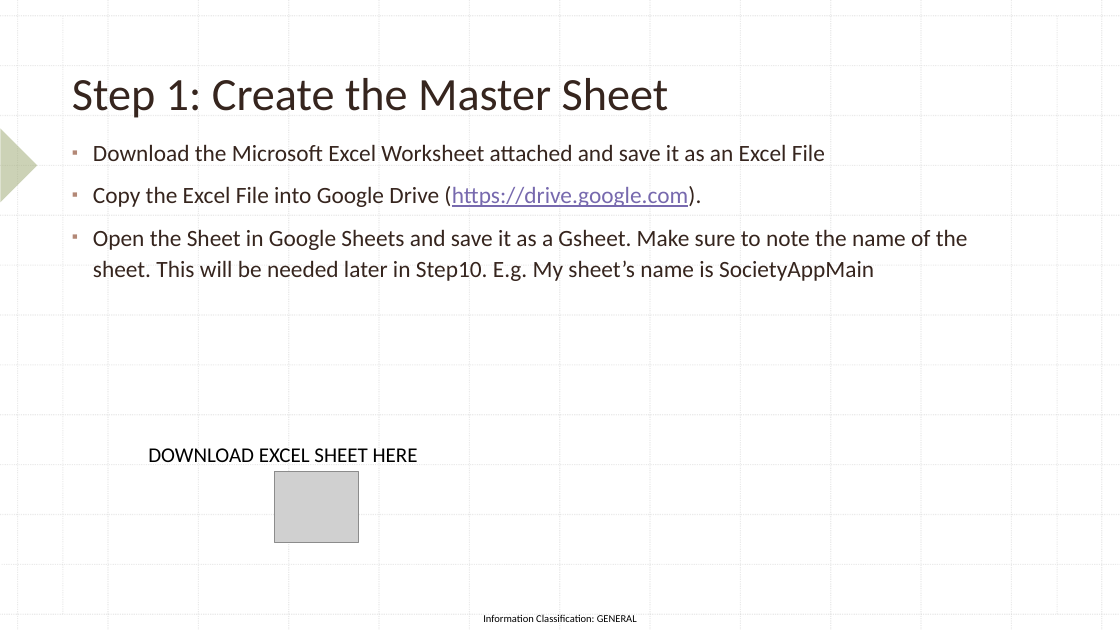
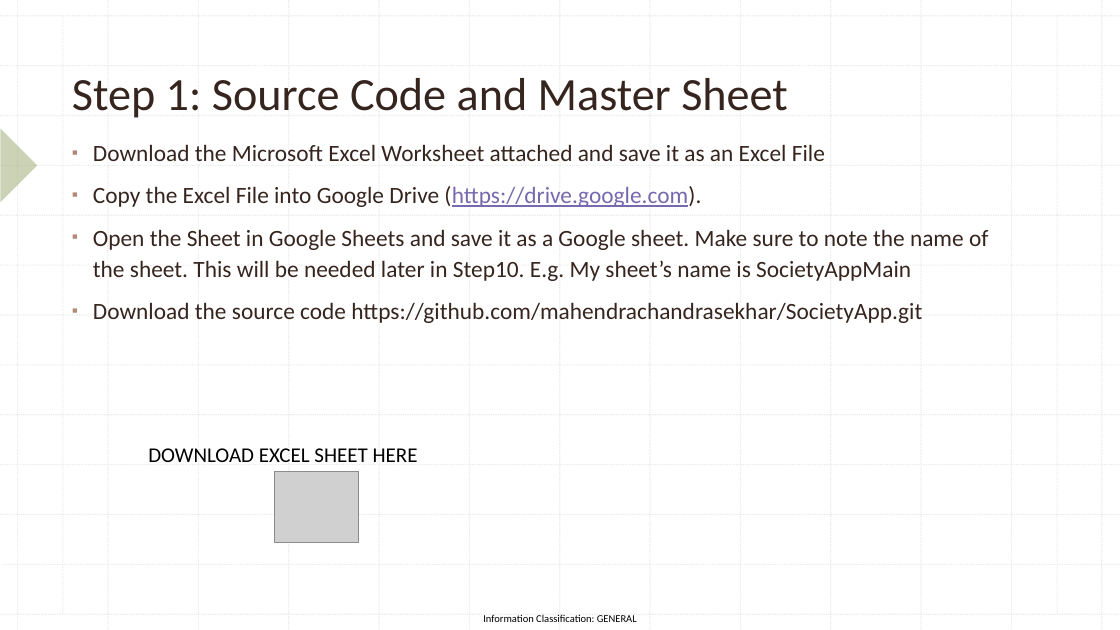
Before and after one commit to mahendrachandrasekhar/SocietyApp, a slide deck: slide 3 of Setting up the Society App.pptx. Drawn at 1120x630 pixels with LibreOffice and Linux fonts; fonts in the diff are those of the drawing; grey boxes stand for pictures. Boxes give left, top, right and bottom in pixels: in the first picture for what was removed or moved away, otherwise in the second. Text is boxed around its words. In the diff, an @@ line names an element or a change of style, - is before the commit and + after.

Commit message:
do changes

```diff
--- a/Setting up the Society App.pptx
+++ b/Setting up the Society App.pptx
@@ title at bbox=[72, 78, 788, 118]: text changed @@
-Step 1: Create the Master Sheet
+Step 1: Source Code and Master Sheet
@@ text at bbox=[93, 229, 988, 323]: text changed @@
-▪ Open the Sheet in Google Sheets and save it as a Gsheet. Make sure to note the name of the sheet. This will be needed later in Step10. E.g. My sheet’s name is SocietyAppMain
+▪ Open the Sheet in Google Sheets and save it as a Google sheet. Make sure to note the name of the sheet. This will be needed later in Step10. E.g. My sheet’s name is SocietyAppMain
+▪ Download the source code https://github.com/mahendrachandrasekhar/SocietyApp.git
```
